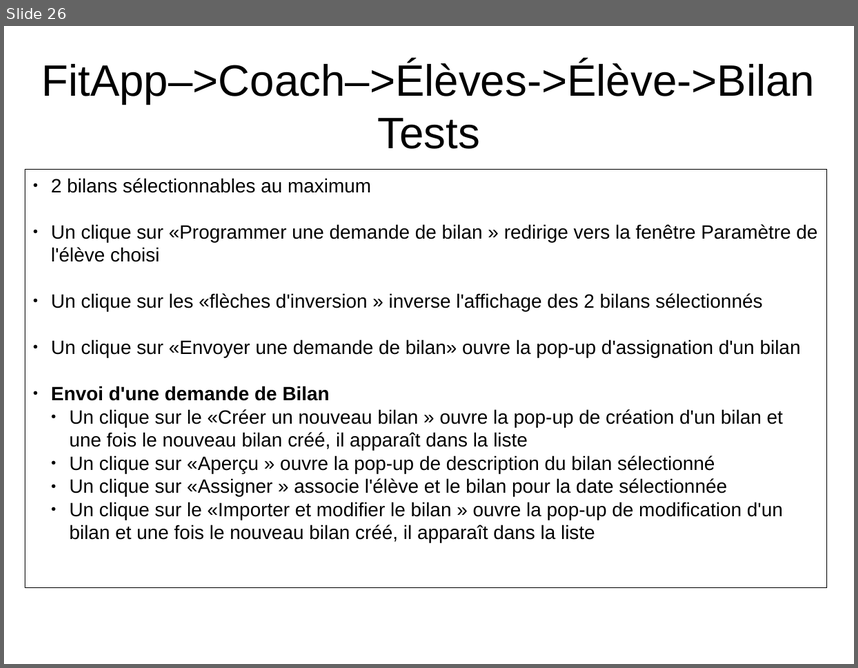
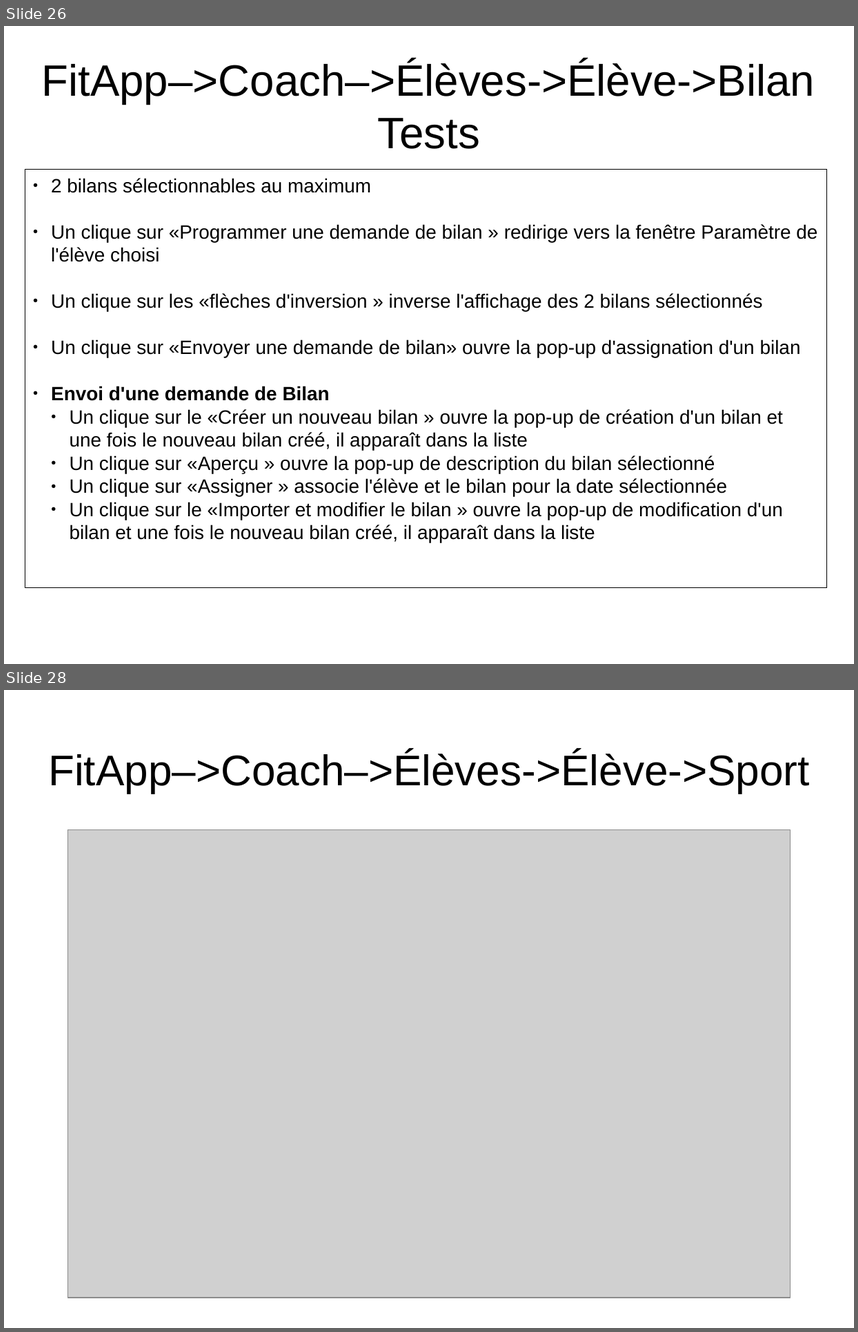
Before and after one commit to NicolasGavard/WebVysionSportV2, a slide deck: Documentations/FitApp - Elèves v1.02.odp. Shown one above the other, each under a label of ours: slide 26 before the commit, slides 26 and 28 after it; the slides between them are not shown. The pictures are 858x668 and 858x1332 pixels, drawn with LibreOffice and Linux fonts; fonts in the diff are those of the drawing; grey boxes stand for pictures. Boxes give left, top, right and bottom in pixels: in the first picture for what was removed or moved away, otherwise in the second. Text is boxed around its words. In the diff, an @@ line names an element or a change of style, - is before the commit and + after.

```diff
--- a/Documentations/FitApp - Elèves v1.02.odp
+++ b/Documentations/FitApp - Elèves v1.02.odp
@@ slide 28 added at bbox=[4, 690, 854, 1328], background #FFFFFF @@
@@ title added at bbox=[48, 751, 809, 793], 40 pt, text #000000 @@
+FitApp–>Coach–>Élèves->Élève->Sport
@@ picture added at bbox=[68, 829, 791, 1297] @@
```
Also in this commit, not shown: 10 other slides added.
